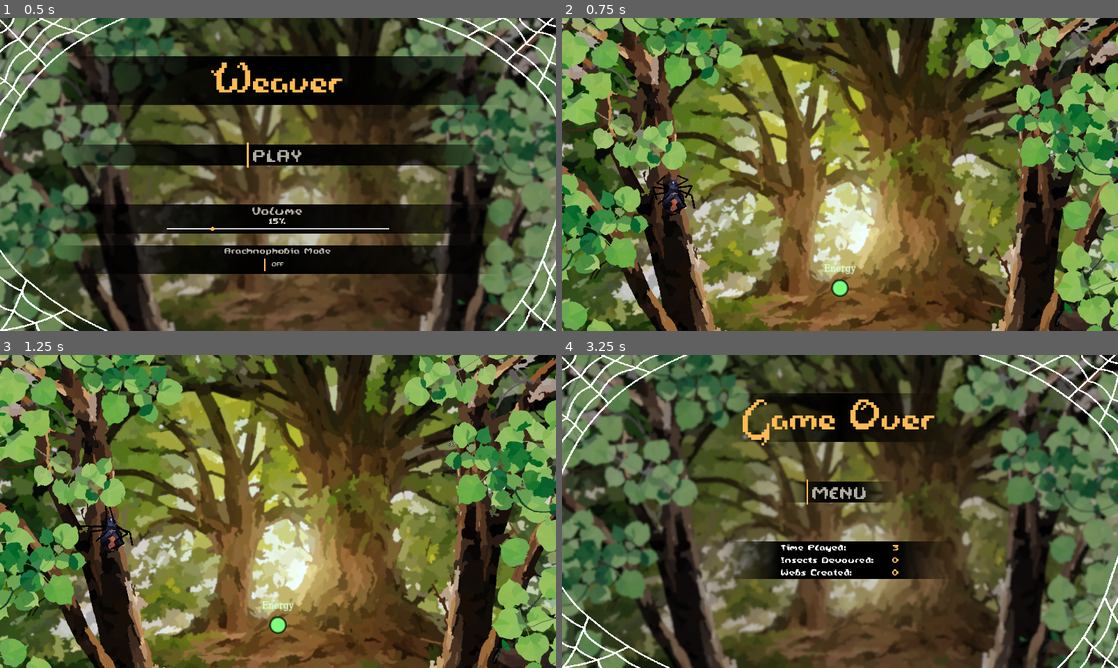
Above: before the commit, frames 1-4 (two rows, left to right).
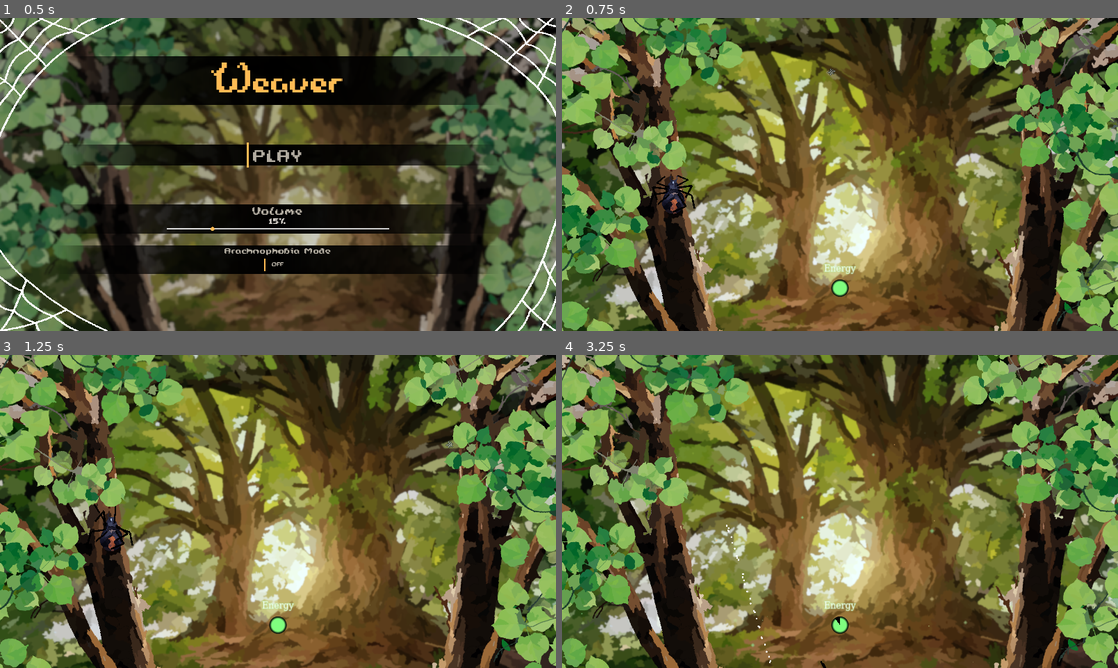
Above: after the commit, the same moments.

Repository: InRe-Dan/ld56
Game: Godot game, scene res://menus/main_menu.tscn
Same seed, same stepped clock (60 frames per second), same inputs: the game is played once before the commit and once after it. The engine's default icon, where the game draws it, is replaced by a stand-in: a white triangle on a blue panel in a dark square.
Inputs (mouse positions are in pixels of both pictures, inside the frame that each line leads up to):
- Up to frame 1 (0.5 s): no input
- Up to frame 2 (0.75 s): click "PLAY" at 0.5 s
- Up to frame 3 (1.25 s): no input
- Up to frame 4 (3.25 s): move the mouse to (962, 495) at 1.27 s; hold D (move_right) 1.28-2.03 s; hold Right mouse button (destroy_web) 1.28-2.03 s; tap Space (jump) at 1.52, 2.27 s; move the mouse to (728, 527) at 2.02 s; hold S (move_down) 2.03-2.78 s; click (728, 527) at 2.1 s; move the mouse to (895, 442) at 2.77 s; hold D (move_right) from 2.78 s (still down); hold Right mouse button (destroy_web) from 2.78 s (still down)

Frame 1 is identical in both runs. In frame 2, 23% of the frame differs, in the area x 0-100%, y 0-100%; in frame 3, 23%; in frame 4, 81%.

Commit message:
Tree changes

Diff:
--- a/spider/spider.gd
+++ b/spider/spider.gd
@@ -67,10 +67,10 @@
 	# Get input vector
 	var input_vector = Vector2(Input.get_axis("move_left", "move_right"), Input.get_axis("move_up", "move_down")).normalized()
 	# Speed formula
-	var speed_mod: float = max(
+	var speed_mod: float = min(1.0, max(
 		2 * cast_length - max(_get_intersection_strength(up_cast) + _get_intersection_strength(down_cast), cast_length),
 		2 * cast_length - max(_get_intersection_strength(left_cast) + _get_intersection_strength(right_cast), cast_length)
-	)
+	))
 
 	# Rotate spider to face input vector
 	if input_vector != Vector2.ZERO:
--- a/world/background.gd
+++ b/world/background.gd
@@ -13,4 +13,3 @@
 # Called every frame. 'delta' is the elapsed time since the previous frame.
 func _process(delta: float) -> void:
 	background_image.position = origin - spider.position*0.04
-	tree_branches.position = origin - spider.position*0.02
--- a/world/world.tscn
+++ b/world/world.tscn
@@ -6,7 +6,6 @@
 [ext_resource type="PackedScene" uid="uid://d3ud2rqlsvy6p" path="res://spider/spider.tscn" id="3_pypjb"]
 [ext_resource type="Resource" uid="uid://cq0t7gbt2mrw3" path="res://insects/data/fly_data.tres" id="4_ytwgf"]
 [ext_resource type="PackedScene" uid="uid://2kdgbkrdrcu7" path="res://insects/spawner/mob_spawner.tscn" id="7_8wlli"]
-[ext_resource type="Texture2D" uid="uid://do3b5ncvb62fy" path="res://assets/wood.png" id="7_86lbx"]
 [ext_resource type="Script" path="res://world/background.gd" id="7_iuor6"]
 [ext_resource type="Texture2D" uid="uid://vkbehguryo40" path="res://assets/background_icons/tree_branches.png" id="8_l0u6f"]
 [ext_resource type="Texture2D" uid="uid://da06dyhn5luhw" path="res://assets/background_icons/leaf1.png" id="10_4eig0"]
@@ -74,14 +73,6 @@
 fill = 1
 fill_from = Vector2(0.547009, 0.482906)
 
-[sub_resource type="Curve" id="Curve_qf50r"]
-_data = [Vector2(0, 1), 0.0, 0.0, 0, 0, Vector2(0.211758, 0.707995), 0.0, 0.0, 0, 0, Vector2(0.497146, 1), 0.0, 0.0, 0, 0, Vector2(1, 0.74099), 0.0, 0.0, 0, 0]
-point_count = 4
-
-[sub_resource type="Curve" id="Curve_l8ggl"]
-_data = [Vector2(0, 1), 0.0, 0.0, 0, 0, Vector2(0.166096, 0.864721), 0.0, 0.0, 0, 0, Vector2(0.291667, 1), 0.0, 0.0, 0, 0, Vector2(0.505708, 1), 0.0, 0.0, 0, 0, Vector2(0.628425, 1), 0.0, 0.0, 0, 0, Vector2(0.739726, 1), 0.0, 0.0, 0, 0, Vector2(0.83105, 0.815228), 0.0, 0.0, 0, 0, Vector2(1, 1), 0.0, 0.0, 0, 0]
-point_count = 8
-
 [sub_resource type="ShaderMaterial" id="ShaderMaterial_spqm1"]
 shader = ExtResource("10_57em3")
 shader_parameter/x_intensity = 0.5
@@ -166,8 +157,8 @@
 
 [node name="BackgroundImage" type="Sprite2D" parent="Background"]
 unique_name_in_owner = true
-position = Vector2(965, 545)
-scale = Vector2(1.06667, 1.06667)
+position = Vector2(960, 540)
+scale = Vector2(1.1, 1.1)
 texture = ExtResource("11_4ijh7")
 
 [node name="GPUParticles2D" type="GPUParticles2D" parent="Background"]
@@ -185,159 +176,101 @@
 
 [node name="Trees" type="Node2D" parent="."]
 
-[node name="RightBranch" type="StaticBody2D" parent="Trees"]
-collision_layer = 18
-collision_mask = 14
-
-[node name="VisualMask" type="Line2D" parent="Trees/RightBranch"]
-visible = false
-texture_repeat = 3
-position = Vector2(0, -1)
-points = PackedVector2Array(1792, 475, 1684, 546, 1492, 700, 1358, 778)
-width = 30.0
-width_curve = SubResource("Curve_qf50r")
-default_color = Color(0.84, 0.75964, 0.7224, 1)
-texture = ExtResource("7_86lbx")
-texture_mode = 1
-begin_cap_mode = 2
-end_cap_mode = 2
-
-[node name="CollisionMask" type="CollisionPolygon2D" parent="Trees/RightBranch"]
-build_mode = 1
-polygon = PackedVector2Array(1940, 499, 1678, 1097)
-
-[node name="RightBranch2" type="StaticBody2D" parent="Trees"]
-position = Vector2(777, -1179)
-rotation = 0.630475
-collision_layer = 18
-collision_mask = 14
-
-[node name="VisualMask" type="Line2D" parent="Trees/RightBranch2"]
-visible = false
-texture_repeat = 3
-position = Vector2(0, -1)
-points = PackedVector2Array(1792, 475, 1684, 546, 1492, 700, 1358, 778)
-width = 30.0
-width_curve = SubResource("Curve_qf50r")
-default_color = Color(0.84, 0.75964, 0.7224, 1)
-texture = ExtResource("7_86lbx")
-texture_mode = 1
-begin_cap_mode = 2
-end_cap_mode = 2
-
-[node name="CollisionMask" type="CollisionPolygon2D" parent="Trees/RightBranch2"]
-build_mode = 1
-polygon = PackedVector2Array(1631.91, 324.284, 1665.34, 614.344, 1880.29, 1034.38, 1658.13, 614.651)
-
-[node name="LeftBranch3" type="StaticBody2D" parent="Trees/RightBranch2"]
-position = Vector2(547.484, -18.2701)
-rotation = 1.21
-collision_layer = 18
-collision_mask = 14
-
-[node name="VisualMask" type="Line2D" parent="Trees/RightBranch2/LeftBranch3"]
-visible = false
-texture_repeat = 3
-position = Vector2(0, -1)
-points = PackedVector2Array(1774.03, 484.84, 1684, 546, 1492, 700, 1358, 778)
-width = 30.0
-width_curve = SubResource("Curve_qf50r")
-default_color = Color(0.84, 0.75964, 0.7224, 1)
-texture = ExtResource("7_86lbx")
-texture_mode = 1
-begin_cap_mode = 2
-end_cap_mode = 2
-
-[node name="CollisionMask" type="CollisionPolygon2D" parent="Trees/RightBranch2/LeftBranch3"]
-build_mode = 1
-polygon = PackedVector2Array(2122.64, 247.425, 1600.88, 889.644)
-
-[node name="LeftBranch" type="StaticBody2D" parent="Trees"]
-position = Vector2(-91, -921)
-rotation = 0.949372
-collision_layer = 18
-collision_mask = 14
-
-[node name="VisualMask" type="Line2D" parent="Trees/LeftBranch"]
-visible = false
-texture_repeat = 3
-position = Vector2(0, -1)
-points = PackedVector2Array(1792, 475, 1684, 546, 1492, 700, 1358, 778)
-width = 30.0
-width_curve = SubResource("Curve_qf50r")
-default_color = Color(0.84, 0.75964, 0.7224, 1)
-texture = ExtResource("7_86lbx")
-texture_mode = 1
-begin_cap_mode = 2
-end_cap_mode = 2
-
-[node name="CollisionMask" type="CollisionPolygon2D" parent="Trees/LeftBranch"]
-build_mode = 1
-polygon = PackedVector2Array(1842.54, 683.493, 910.477, 473.617)
-
-[node name="LeftBranch2" type="StaticBody2D" parent="Trees"]
-position = Vector2(688, -1399)
-rotation = 1.39924
-collision_layer = 18
-collision_mask = 14
-
-[node name="VisualMask" type="Line2D" parent="Trees/LeftBranch2"]
-visible = false
-texture_repeat = 3
-position = Vector2(0, -1)
-points = PackedVector2Array(1792, 475, 1684, 546, 1492, 700, 1358, 778)
-width = 30.0
-width_curve = SubResource("Curve_qf50r")
-default_color = Color(0.84, 0.75964, 0.7224, 1)
-texture = ExtResource("7_86lbx")
-texture_mode = 1
-begin_cap_mode = 2
-end_cap_mode = 2
-
-[node name="CollisionMask" type="CollisionPolygon2D" parent="Trees/LeftBranch2"]
-build_mode = 1
-polygon = PackedVector2Array(1542.75, 667.166, 1259.31, 873.812)
-
 [node name="LeftTree" type="StaticBody2D" parent="Trees"]
 collision_layer = 18
 collision_mask = 14
 
-[node name="VisualMask" type="Line2D" parent="Trees/LeftTree"]
-visible = false
-texture_repeat = 3
-points = PackedVector2Array(480, 0, 495, 161, 519.11, 351.989, 537, 454, 546, 667, 591, 930, 618, 1234)
-width = 60.0
-width_curve = SubResource("Curve_l8ggl")
-default_color = Color(0.84, 0.75964, 0.7224, 1)
-texture = ExtResource("7_86lbx")
-texture_mode = 1
-begin_cap_mode = 2
-end_cap_mode = 2
-
 [node name="CollisionMask" type="CollisionPolygon2D" parent="Trees/LeftTree"]
 build_mode = 1
-polygon = PackedVector2Array(262, -11, 498, 1117)
+polygon = PackedVector2Array(240, -320, 580, 1400)
+
+[node name="Branch" type="StaticBody2D" parent="Trees/LeftTree"]
+collision_layer = 18
+collision_mask = 14
+
+[node name="CollisionMask" type="CollisionPolygon2D" parent="Trees/LeftTree/Branch"]
+build_mode = 1
+polygon = PackedVector2Array(480, -320, 350, 225)
+
+[node name="Branch2" type="StaticBody2D" parent="Trees/LeftTree"]
+collision_layer = 18
+collision_mask = 14
+
+[node name="CollisionMask" type="CollisionPolygon2D" parent="Trees/LeftTree/Branch2"]
+build_mode = 1
+polygon = PackedVector2Array(0, 0, 340, 190)
+
+[node name="Branch3" type="StaticBody2D" parent="Trees/LeftTree"]
+collision_layer = 18
+collision_mask = 14
+
+[node name="CollisionMask" type="CollisionPolygon2D" parent="Trees/LeftTree/Branch3"]
+build_mode = 1
+polygon = PackedVector2Array(40, 0, 420, 1080)
+
+[node name="Branch4" type="StaticBody2D" parent="Trees/LeftTree"]
+collision_layer = 18
+collision_mask = 14
+
+[node name="CollisionMask" type="CollisionPolygon2D" parent="Trees/LeftTree/Branch4"]
+build_mode = 1
+polygon = PackedVector2Array(0, 530, 370, 1080)
+
+[node name="Branch5" type="StaticBody2D" parent="Trees/LeftTree"]
+collision_layer = 18
+collision_mask = 14
+
+[node name="CollisionMask" type="CollisionPolygon2D" parent="Trees/LeftTree/Branch5"]
+build_mode = 1
+polygon = PackedVector2Array(200, 0, 440, 1080)
 
 [node name="RightTree" type="StaticBody2D" parent="Trees"]
 collision_layer = 18
 collision_mask = 14
 
-[node name="VisualMask" type="Line2D" parent="Trees/RightTree"]
-visible = false
-texture_repeat = 3
-position = Vector2(0, -1)
-points = PackedVector2Array(1440, 0, 1422, 183, 1394, 372, 1373, 640, 1331, 891, 1293, 1236)
-width = 60.0
-width_curve = SubResource("Curve_qf50r")
-default_color = Color(0.84, 0.75964, 0.7224, 1)
-texture = ExtResource("7_86lbx")
-texture_mode = 1
-begin_cap_mode = 2
-end_cap_mode = 2
-
 [node name="CollisionMask" type="CollisionPolygon2D" parent="Trees/RightTree"]
 build_mode = 1
-polygon = PackedVector2Array(1600, -19, 1616, 549, 1546, 1125, 1624, 549)
+polygon = PackedVector2Array(1730, -320, 1500, 1400)
+
+[node name="Branch" type="StaticBody2D" parent="Trees/RightTree"]
+collision_layer = 18
+collision_mask = 14
+
+[node name="CollisionMask" type="CollisionPolygon2D" parent="Trees/RightTree/Branch"]
+build_mode = 1
+polygon = PackedVector2Array(1540, -320, 1620, 500)
+
+[node name="Branch2" type="StaticBody2D" parent="Trees/RightTree"]
+collision_layer = 18
+collision_mask = 14
+
+[node name="CollisionMask" type="CollisionPolygon2D" parent="Trees/RightTree/Branch2"]
+build_mode = 1
+polygon = PackedVector2Array(1800, 0, 1670, 100)
+
+[node name="Branch3" type="StaticBody2D" parent="Trees/RightTree"]
+collision_layer = 18
+collision_mask = 14
+
+[node name="CollisionMask" type="CollisionPolygon2D" parent="Trees/RightTree/Branch3"]
+build_mode = 1
+polygon = PackedVector2Array(1880, 0, 1620, 1080)
+
+[node name="Branch4" type="StaticBody2D" parent="Trees/RightTree"]
+collision_layer = 18
+collision_mask = 14
+
+[node name="CollisionMask" type="CollisionPolygon2D" parent="Trees/RightTree/Branch4"]
+build_mode = 1
+polygon = PackedVector2Array(1920, 530, 1680, 1080)
+
+[node name="Branch5" type="StaticBody2D" parent="Trees/RightTree"]
+collision_layer = 18
+collision_mask = 14
+
+[node name="CollisionMask" type="CollisionPolygon2D" parent="Trees/RightTree/Branch5"]
+build_mode = 1
+polygon = PackedVector2Array(1920, 0, 1650, 450)
 
 [node name="WebFactory" parent="." instance=ExtResource("2_u3u5w")]
 
Not shown: 1 places in world/world.tscn that only renumber resources
